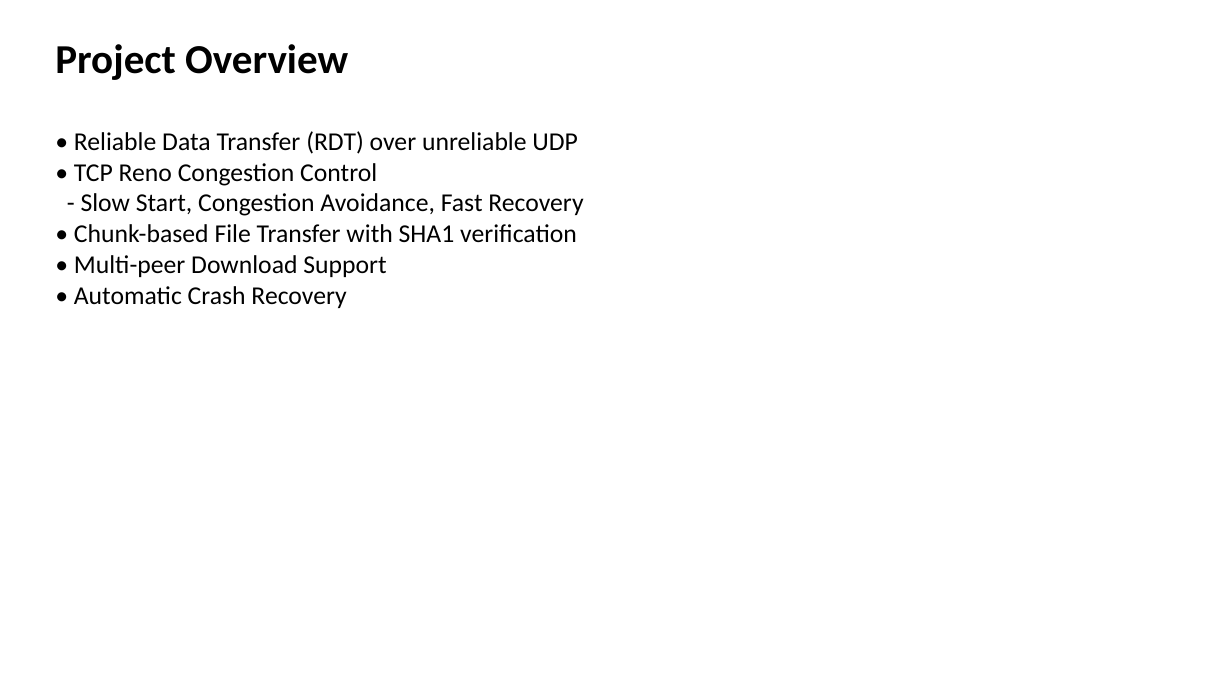
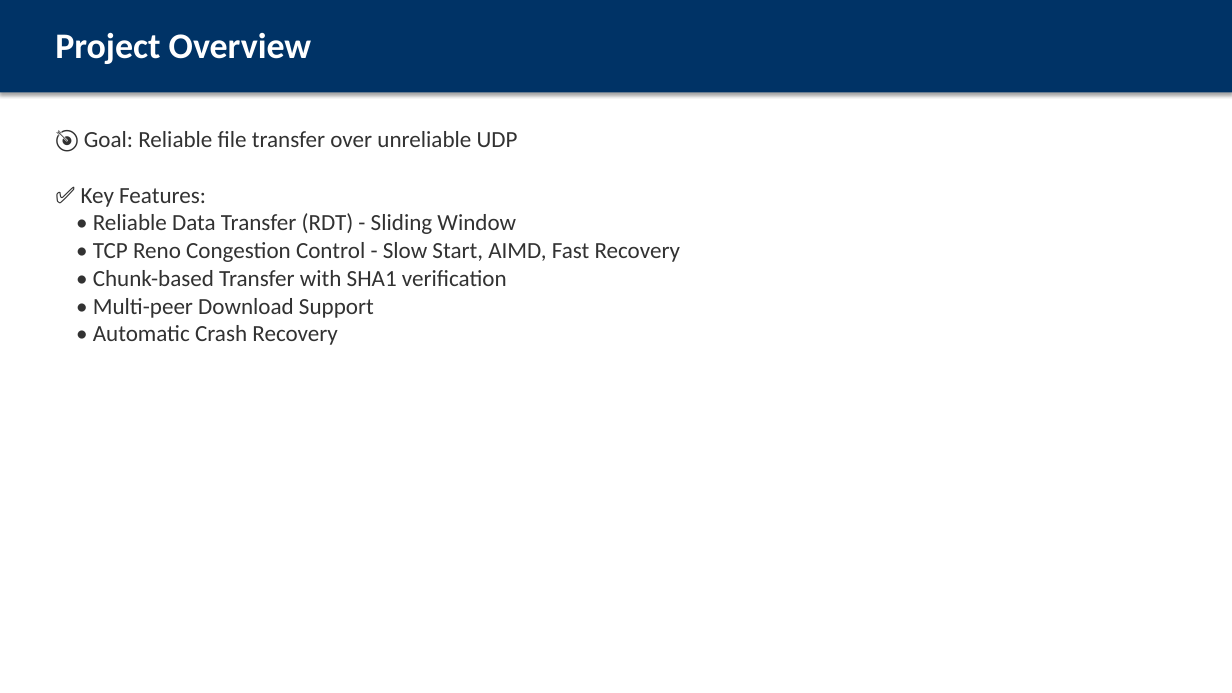
Before and after one commit to wuzhi456/cn_proj, a slide deck: slide 2 of presentation.pptx. Drawn at 1232x693 pixels with LibreOffice and Linux fonts; fonts in the diff are those of the drawing. Boxes give left, top, right and bottom in pixels: in the first picture for what was removed or moved away, otherwise in the second. Text is boxed around its words. In the diff, an @@ line names an element or a change of style, - is before the commit and + after.

```diff
--- a/presentation.pptx
+++ b/presentation.pptx
@@ rectangle added at box(0, 0, 1232, 92), fill #003366 @@
@@ text "Project Overview": place and size @@
-text "Project Overview" at box(55, 44, 348, 80)
+text "Project Overview" at box(55, 32, 312, 64)
@@ text "Project Overview" at box(55, 32, 312, 64): size 32 to 28 pt, text colour #000000 to #FFFFFF @@
@@ text at box(81, 131, 681, 286): text changed; size 20 to 18 pt; text colour #000000 to #323232 @@
-• Reliable Data Transfer (RDT) over unreliable UDP
-• TCP Reno Congestion Control
-- Slow Start, Congestion Avoidance, Fast Recovery
-• Chunk-based File Transfer with SHA1 verification
+🎯 Goal: Reliable file transfer over unreliable UDP
+✅ Key Features:
+• Reliable Data Transfer (RDT) - Sliding Window
+• TCP Reno Congestion Control - Slow Start, AIMD, Fast Recovery
+• Chunk-based Transfer with SHA1 verification
@@ text at box(93, 298, 374, 345): size 20 to 18 pt, text colour #000000 to #323232 in "• Multi-peer Download Support", "• Automatic Crash Recovery" @@
```
Also in this commit, not shown: 9 other slides changed, 6 slides added, 5 slides removed.
